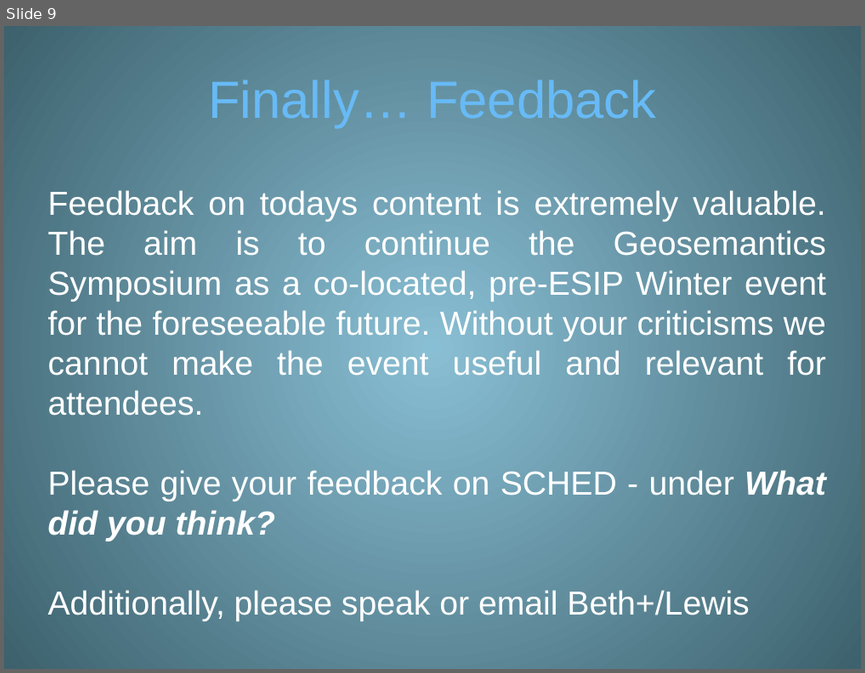
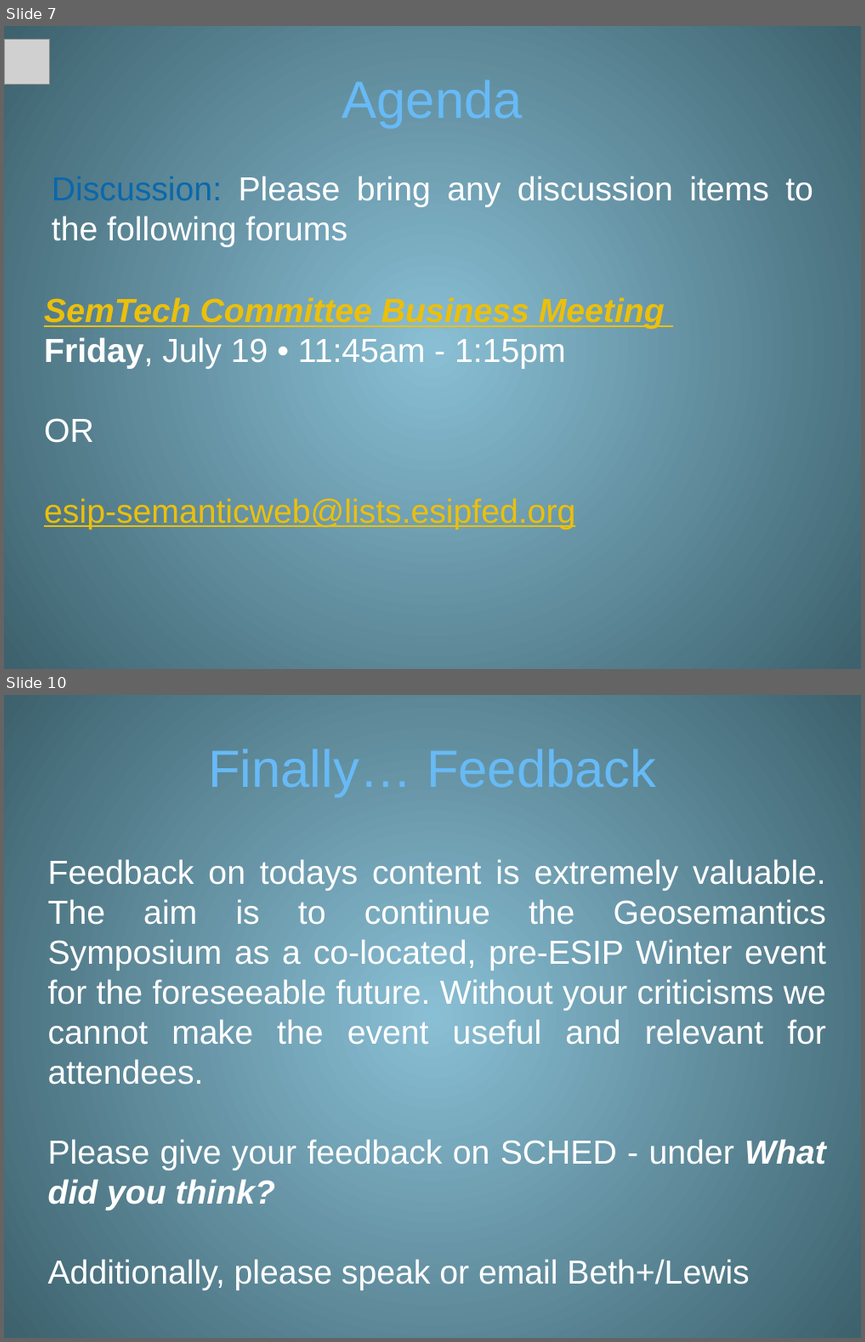
Before and after one commit to ESIPFed/stc, a slide deck: symposium/2019/talks/ppt/2019_geosemantics_symposium_intro.pptx. Shown one above the other, each under a label of ours: slide 9 before the commit, slides 7 and 10 after it; the slides between them are not shown. The pictures are 865x673 and 865x1342 pixels, drawn with LibreOffice and Linux fonts; fonts in the diff are those of the drawing; grey boxes stand for pictures. Boxes give left, top, right and bottom in pixels: in the first picture for what was removed or moved away, otherwise in the second. Text is boxed around its words. In the diff, an @@ line names an element or a change of style, - is before the commit and + after.

```diff
--- a/symposium/2019/talks/ppt/2019_geosemantics_symposium_intro.pptx
+++ b/symposium/2019/talks/ppt/2019_geosemantics_symposium_intro.pptx
@@ slide 7 added at (4, 26, 861, 669), background gradient #88C1D5 to #3D626E @@
@@ picture added at (4, 39, 49, 85) @@
@@ title added at (342, 80, 522, 128), 44 pt, text #67BAF6 @@
+Agenda
@@ text added at (52, 176, 813, 247), 28 pt, text #FFFFFF @@
+Discussion: Please bring any discussion items to the following forums
@@ text added at (44, 297, 664, 529), 28 pt, text #ECBF0B, underline @@
+SemTech Committee Business Meeting
+Friday, July 19 • 11:45am - 1:15pm
+OR
+esip-semanticweb@lists.esipfed.org
@@ what was slide 9 is now slide 10 @@
```
Also in this commit, not shown: 4 slides changed, 4 other slides added, 4 slides removed, 4 other files.
